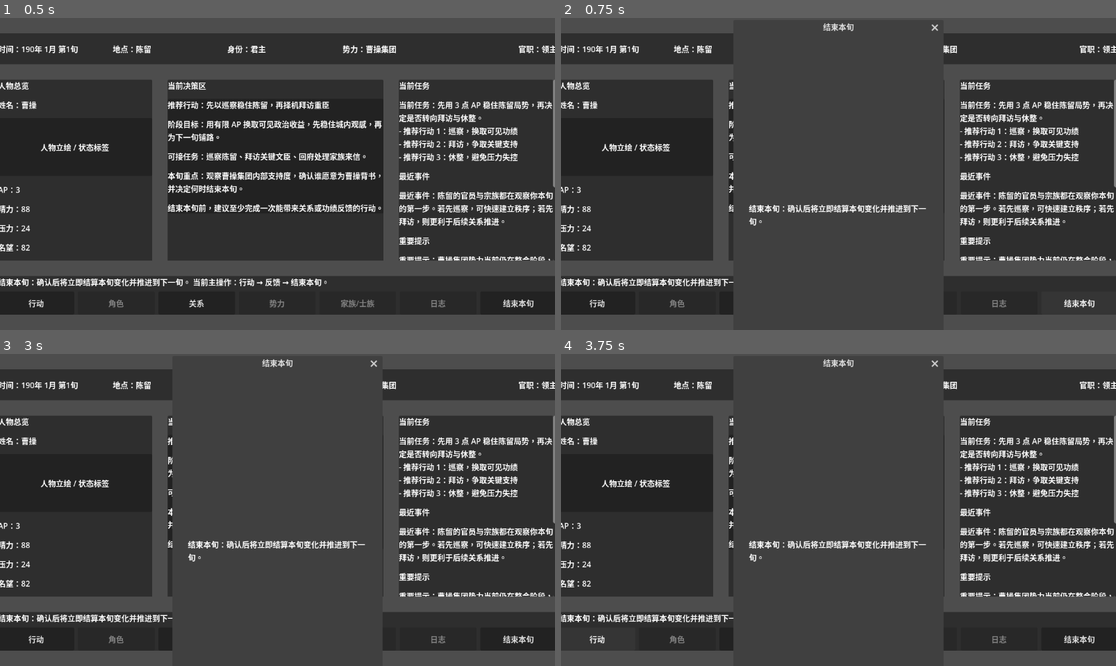
Above: before the commit, frames 1-4 (two rows, left to right).
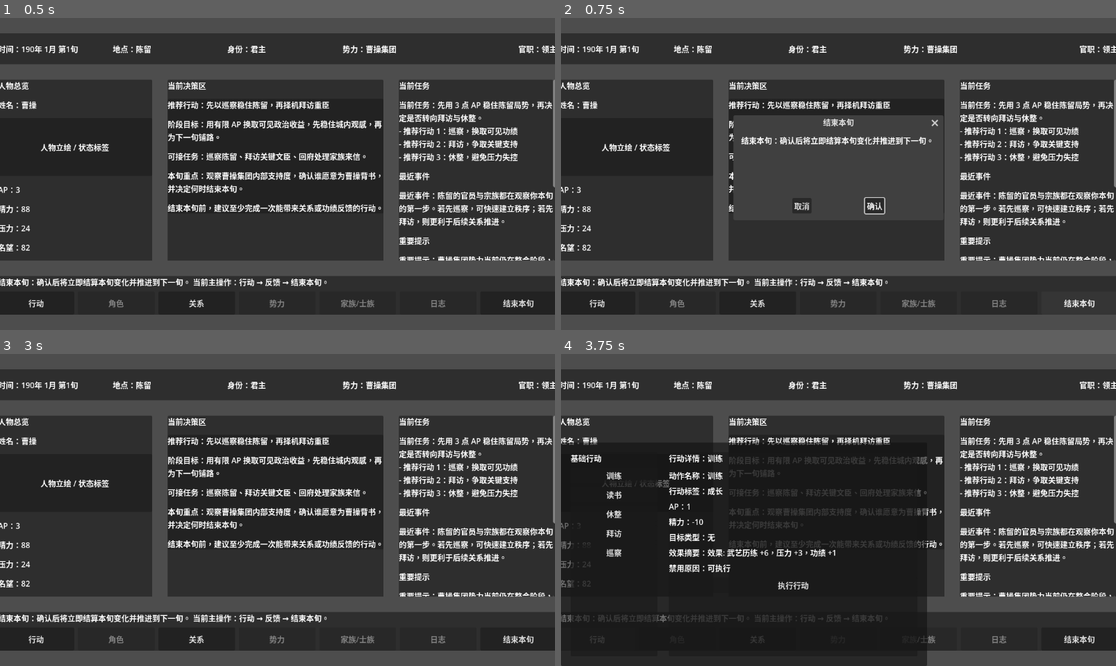
Above: after the commit, the same moments.

Repository: brand6/three-kingdoms-simulator
Game: Godot game, scene res://scenes/main/MainScene.tscn
Two runs of this game, one before a commit and one after it. Both use one fixed random seed, a clock stepped at 60 frames per second and the inputs below.
Inputs (mouse positions are in pixels of both pictures, inside the frame that each line leads up to):
- Up to frame 1 (0.5 s): no input
- Up to frame 2 (0.75 s): click "结束本旬" at 0.5 s
- Up to frame 3 (3 s): click "行动" at 1.25 s; click "关系" at 2 s; click (238, 541) at 2.75 s, where only the run after the commit has a clickable "取消"
- Up to frame 4 (3.75 s): click "行动" at 3.5 s

Frame 1 is identical in both runs. In frame 2, 4.7% of the frame differs, in the area x 31-69%, y 1-96%; in frame 3, 15%; in frame 4, 32%, in the area x 0-69%, y 1-100%.

Commit message:
test(02-07): lock first-open end-xun dialog regression
- assert compact first-open size and visible confirm/cancel buttons

- preserve three-xun summary and rollover coverage

Diff:
--- a/three-kingdoms-simulator/scenes/main/MainScene.tscn
+++ b/three-kingdoms-simulator/scenes/main/MainScene.tscn
@@ -525,9 +525,14 @@
 
 [node name="EndXunDialog" type="ConfirmationDialog" parent="."]
 title = "结束本旬"
+dialog_text = "结束本旬：确认后将立即结算本旬变化并推进到下一旬。"
 size = Vector2i(420, 180)
 
-[node name="EndXunMargin" type="MarginContainer" parent="EndXunDialog"]
+[node name="XunSummaryDialog" type="AcceptDialog" parent="."]
+title = "旬末总结"
+size = Vector2i(620, 420)
+
+[node name="XunSummaryMargin" type="MarginContainer" parent="XunSummaryDialog"]
 anchors_preset = 15
 anchor_right = 1.0
 anchor_bottom = 1.0
@@ -538,16 +543,18 @@
 theme_override_constants/margin_right = 16
 theme_override_constants/margin_bottom = 16
 
-[node name="EndXunBody" type="Label" parent="EndXunDialog/EndXunMargin"]
-layout_mode = 2
-autowrap_mode = 3
-text = "结束本旬：确认后将立即结算本旬变化并推进到下一旬。"
-
-[node name="XunSummaryDialog" type="AcceptDialog" parent="."]
-title = "旬末总结"
-size = Vector2i(620, 420)
-
-[node name="XunSummaryMargin" type="MarginContainer" parent="XunSummaryDialog"]
+[node name="XunSummaryBody" type="Label" parent="XunSummaryDialog/XunSummaryMargin"]
+layout_mode = 2
+autowrap_mode = 3
+vertical_alignment = 1
+text = "本旬行动摘要\n主要数值变化\n关系变化摘要\n新提示"
+
+[node name="CharacterSelectorDialog" type="ConfirmationDialog" parent="."]
+title = "选择角色"
+size = Vector2i(880, 420)
+script = ExtResource("3_selector")
+
+[node name="SelectorMargin" type="MarginContainer" parent="CharacterSelectorDialog"]
 anchors_preset = 15
 anchor_right = 1.0
 anchor_bottom = 1.0
@@ -558,18 +565,42 @@
 theme_override_constants/margin_right = 16
 theme_override_constants/margin_bottom = 16
 
-[node name="XunSummaryBody" type="Label" parent="XunSummaryDialog/XunSummaryMargin"]
-layout_mode = 2
-autowrap_mode = 3
-vertical_alignment = 1
-text = "本旬行动摘要\n主要数值变化\n关系变化摘要\n新提示"
-
-[node name="CharacterSelectorDialog" type="ConfirmationDialog" parent="."]
-title = "选择角色"
-size = Vector2i(880, 420)
-script = ExtResource("3_selector")
-
-[node name="SelectorMargin" type="MarginContainer" parent="CharacterSelectorDialog"]
+[node name="SelectorContent" type="VBoxContainer" parent="CharacterSelectorDialog/SelectorMargin"]
+layout_mode = 2
+theme_override_constants/separation = 12
+
+[node name="SelectorHeading" type="Label" parent="CharacterSelectorDialog/SelectorMargin/SelectorContent"]
+layout_mode = 2
+theme_type_variation = &"HeadingLabel"
+text = "角色选择器"
+
+[node name="SelectorHint" type="Label" parent="CharacterSelectorDialog/SelectorMargin/SelectorContent"]
+layout_mode = 2
+autowrap_mode = 3
+theme_type_variation = &"StatusLabel"
+text = "角色 / 势力 / 所在地 / 好感 / 信任 / 敬重 / 戒备 / 状态"
+
+[node name="HeaderRow" type="HBoxContainer" parent="CharacterSelectorDialog/SelectorMargin/SelectorContent"]
+layout_mode = 2
+theme_override_constants/separation = 6
+
+[node name="RowsScroll" type="ScrollContainer" parent="CharacterSelectorDialog/SelectorMargin/SelectorContent"]
+custom_minimum_size = Vector2(0, 260)
+layout_mode = 2
+size_flags_vertical = 3
+horizontal_scroll_mode = 0
+
+[node name="RowsContainer" type="VBoxContainer" parent="CharacterSelectorDialog/SelectorMargin/SelectorContent/RowsScroll"]
+layout_mode = 2
+size_flags_horizontal = 3
+theme_override_constants/separation = 8
+
+[node name="CharacterProfilePanel" type="PopupPanel" parent="."]
+initial_position = 0
+size = Vector2i(480, 320)
+script = ExtResource("4_profile")
+
+[node name="ProfileMargin" type="MarginContainer" parent="CharacterProfilePanel"]
 anchors_preset = 15
 anchor_right = 1.0
 anchor_bottom = 1.0
@@ -580,52 +611,6 @@
 theme_override_constants/margin_right = 16
 theme_override_constants/margin_bottom = 16
 
-[node name="SelectorContent" type="VBoxContainer" parent="CharacterSelectorDialog/SelectorMargin"]
-layout_mode = 2
-theme_override_constants/separation = 12
-
-[node name="SelectorHeading" type="Label" parent="CharacterSelectorDialog/SelectorMargin/SelectorContent"]
-layout_mode = 2
-theme_type_variation = &"HeadingLabel"
-text = "角色选择器"
-
-[node name="SelectorHint" type="Label" parent="CharacterSelectorDialog/SelectorMargin/SelectorContent"]
-layout_mode = 2
-autowrap_mode = 3
-theme_type_variation = &"StatusLabel"
-text = "角色 / 势力 / 所在地 / 好感 / 信任 / 敬重 / 戒备 / 状态"
-
-[node name="HeaderRow" type="HBoxContainer" parent="CharacterSelectorDialog/SelectorMargin/SelectorContent"]
-layout_mode = 2
-theme_override_constants/separation = 6
-
-[node name="RowsScroll" type="ScrollContainer" parent="CharacterSelectorDialog/SelectorMargin/SelectorContent"]
-custom_minimum_size = Vector2(0, 260)
-layout_mode = 2
-size_flags_vertical = 3
-horizontal_scroll_mode = 0
-
-[node name="RowsContainer" type="VBoxContainer" parent="CharacterSelectorDialog/SelectorMargin/SelectorContent/RowsScroll"]
-layout_mode = 2
-size_flags_horizontal = 3
-theme_override_constants/separation = 8
-
-[node name="CharacterProfilePanel" type="PopupPanel" parent="."]
-initial_position = 0
-size = Vector2i(480, 320)
-script = ExtResource("4_profile")
-
-[node name="ProfileMargin" type="MarginContainer" parent="CharacterProfilePanel"]
-anchors_preset = 15
-anchor_right = 1.0
-anchor_bottom = 1.0
-grow_horizontal = 2
-grow_vertical = 2
-theme_override_constants/margin_left = 16
-theme_override_constants/margin_top = 16
-theme_override_constants/margin_right = 16
-theme_override_constants/margin_bottom = 16
-
 [node name="ProfileContent" type="VBoxContainer" parent="CharacterProfilePanel/ProfileMargin"]
 layout_mode = 2
 theme_override_constants/separation = 12
--- a/three-kingdoms-simulator/scripts/tests/phase2_xun_loop_regression.gd
+++ b/three-kingdoms-simulator/scripts/tests/phase2_xun_loop_regression.gd
@@ -36,6 +36,10 @@
 		hud._on_end_turn_button_pressed()
 		if not hud._end_xun_dialog.visible:
 			_fail("End-xun confirmation dialog should open before advancing.")
+		if not hud._end_xun_dialog.get_ok_button().visible or not hud._end_xun_dialog.get_cancel_button().visible:
+			_fail("End-xun confirmation buttons should be visible on first open.")
+		if hud._end_xun_dialog.size.x > 520 or hud._end_xun_dialog.size.y > 280:
+			_fail("End-xun confirmation dialog should stay compact on first open, got %s." % [hud._end_xun_dialog.size])
 		hud._on_end_xun_confirmed()
 		await process_frame
 		var expected_time: String = EXPECTED_TIMES[i + 1]
--- a/three-kingdoms-simulator/scripts/ui/MainHUD.gd
+++ b/three-kingdoms-simulator/scripts/ui/MainHUD.gd
@@ -574,7 +574,9 @@
 
 func _on_end_turn_button_pressed() -> void:
 	_end_xun_dialog.reset_size()
+	_end_xun_dialog.size = END_XUN_DIALOG_SIZE
 	_end_xun_dialog.popup_centered(END_XUN_DIALOG_SIZE)
+	_end_xun_dialog.size = END_XUN_DIALOG_SIZE
 
 
 func _on_end_xun_confirmed() -> void:
